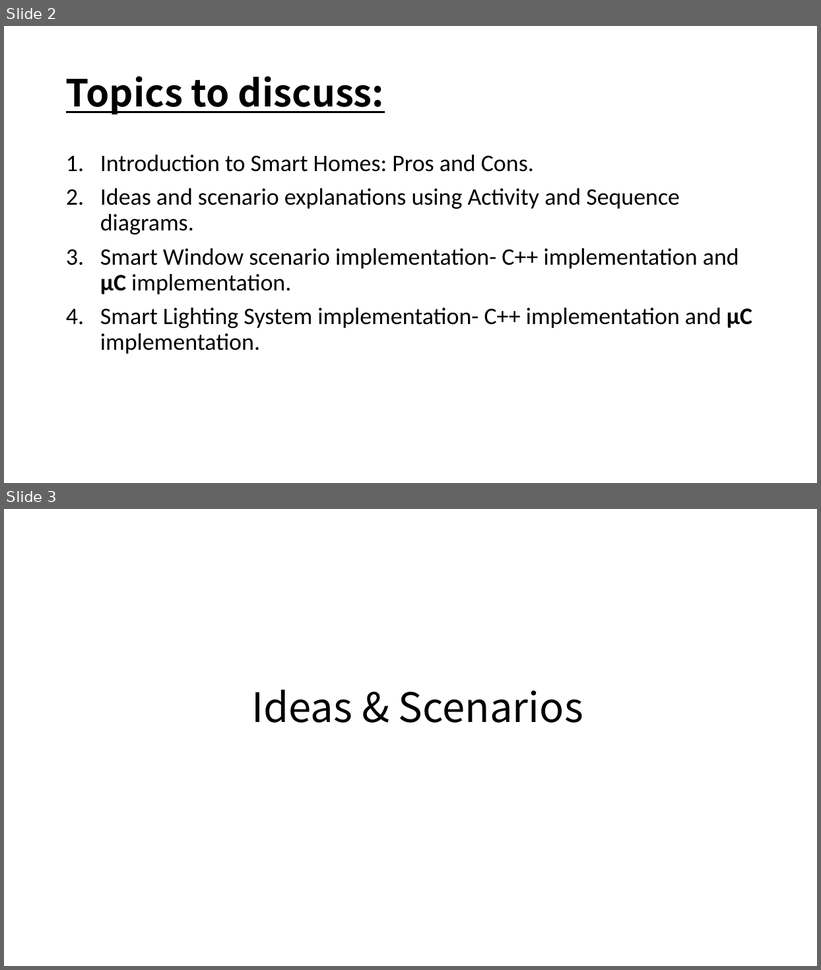
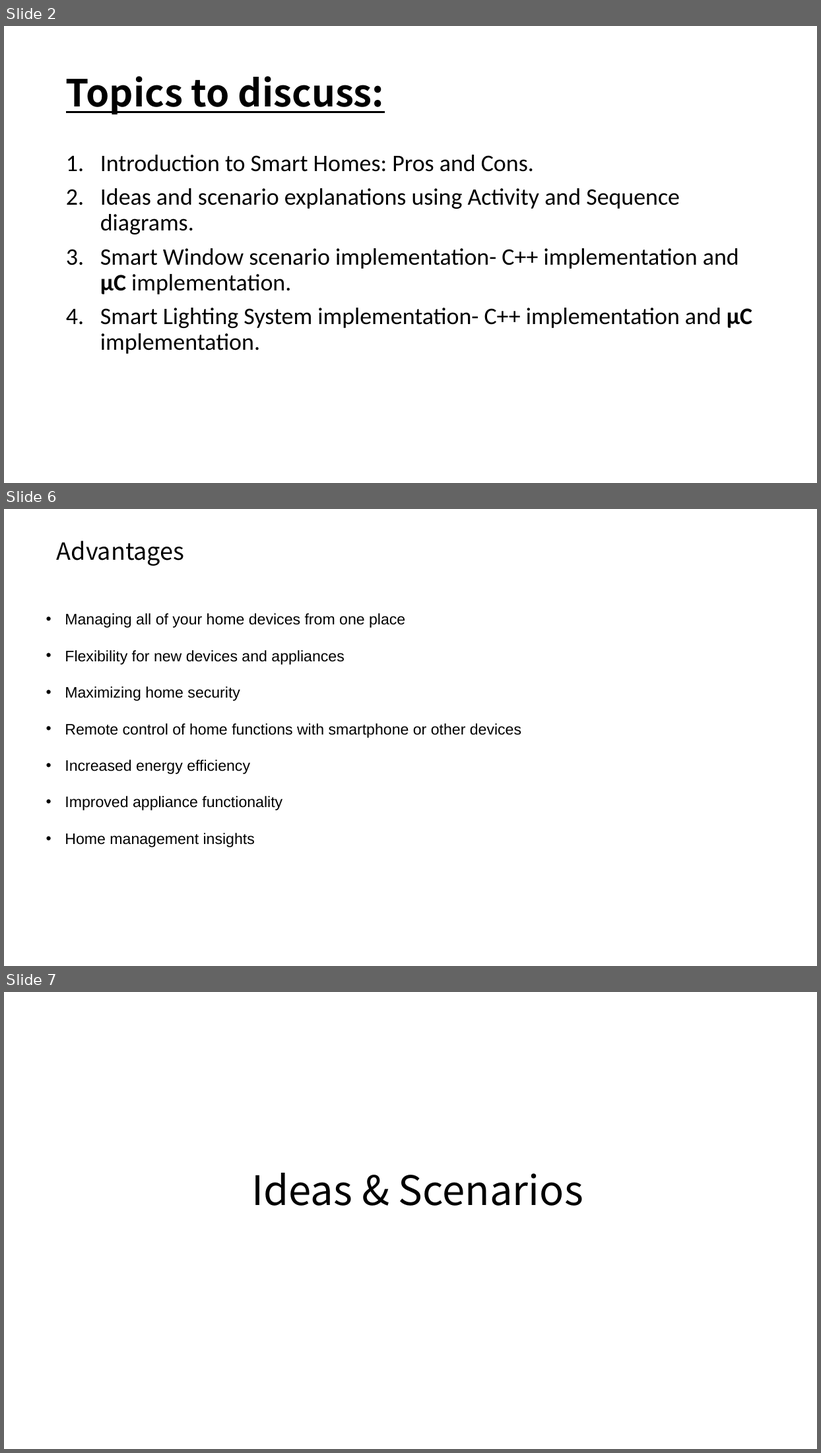
Before and after one commit to Asm-Nurussafa/Micro-Controller-group-project, a slide deck: Final presentation/Smart Home system.pptx. Shown one above the other, each under a label of ours: slides 2 and 3 before the commit, slides 2, 6 and 7 after it; the slides between them are not shown. The pictures are 821x970 and 821x1453 pixels, drawn with LibreOffice and Linux fonts; fonts in the diff are those of the drawing. Boxes give left, top, right and bottom in pixels: in the first picture for what was removed or moved away, otherwise in the second. Text is boxed around its words. In the diff, an @@ line names an element or a change of style, - is before the commit and + after.

```diff
--- a/Final presentation/Smart Home system.pptx
+++ b/Final presentation/Smart Home system.pptx
@@ slide 6 added at (4, 509, 817, 966), background #FFFFFF @@
@@ text added at (57, 541, 184, 566), 28 pt, text #000000 @@
+Advantages
@@ text added at (65, 613, 521, 848), 18 pt, text #000000 @@
+• Managing all of your home devices from one place
+• Flexibility for new devices and appliances
+• Maximizing home security
+• Remote control of home functions with smartphone or other devices
+• Increased energy efficiency
+• Improved appliance functionality
+• Home management insights
@@ what was slide 3 is now slide 7 @@
```
Also in this commit, not shown: 1 slide changed, 9 other slides added, 37 other files.
